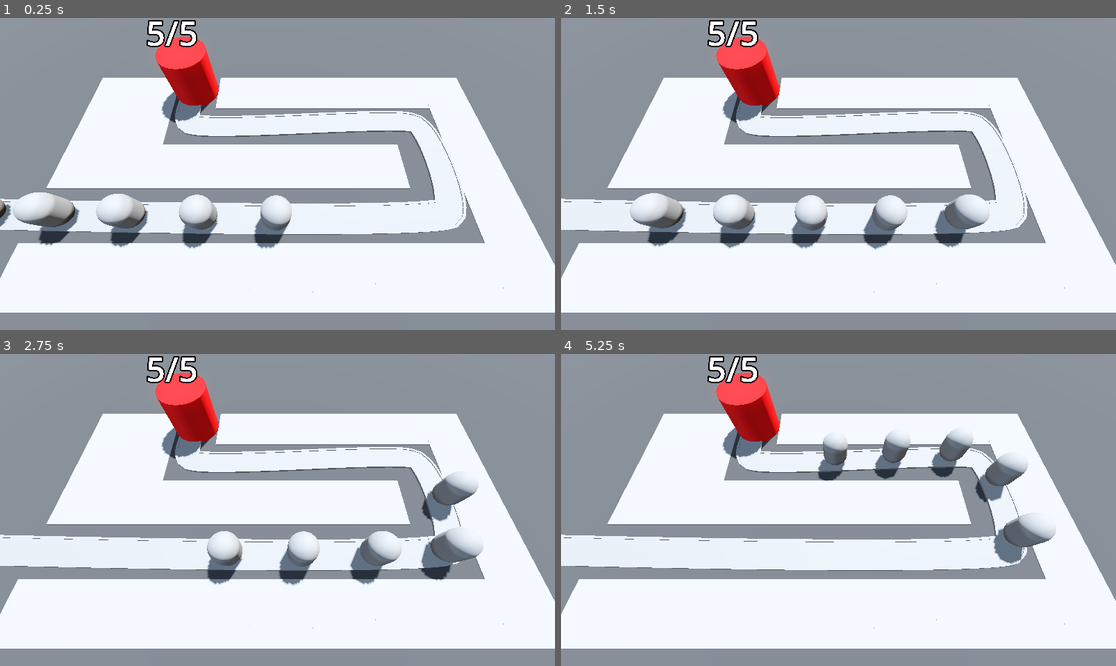
Above: before the commit, frames 1-4 (two rows, left to right).
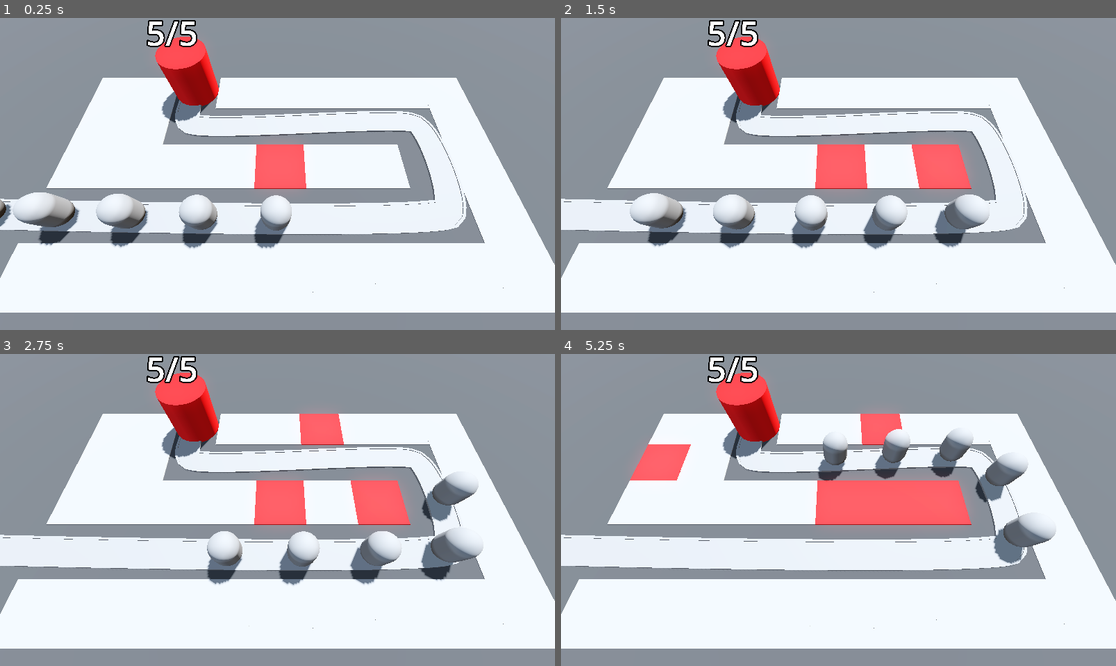
Above: after the commit, the same moments.

Repository: caiobribeiro/godot-barbarian-blaster
Game: Godot game, scene res://scene/base_level.tscn
The game is run twice, just before and just after one commit, with the same random seed, the same clock (stepped at 60 frames per second) and the same inputs.
Inputs (mouse positions are in pixels of both pictures, inside the frame that each line leads up to):
- Up to frame 1 (0.25 s): no input
- Up to frame 2 (1.5 s): move the mouse to (960, 158) at 0.52 s; move the mouse to (727, 189) at 1.27 s
- Up to frame 3 (2.75 s): move the mouse to (333, 441) at 2.02 s
- Up to frame 4 (5.25 s): move the mouse to (810, 572) at 2.77 s; move the mouse to (1005, 556) at 3.52 s; move the mouse to (672, 463) at 4.27 s; move the mouse to (866, 510) at 5.02 s

The runs differ from the first frame. In frame 1, 1.3% of the frame differs, in the area x 44-56%, y 40-88%; in frame 2, 2.5%; in frame 3, 3.3%; in frame 4, 5.3%, in the area x 12-74%, y 19-55%.

Commit message:
feat: enable GridMap cell placement via RayPickerCamera
Added logic to RayPickerCamera to detect GridMap collisions and set a cell item when the ray collides with an empty cell.

Diff:
--- a/RayPickerCamera/ray_picker_camera.gd
+++ b/RayPickerCamera/ray_picker_camera.gd
@@ -1,4 +1,6 @@
 extends Camera3D
+
+@export var gridmap: GridMap
 
 @onready var ray_cast_3d: RayCast3D = $RayCast3D
 
@@ -8,4 +10,10 @@
 	ray_cast_3d.target_position = project_local_ray_normal(mouse_postion) * 100.0
 	ray_cast_3d.force_raycast_update()
 
-	prints(ray_cast_3d.get_collision_point(), ray_cast_3d.get_collider())
+	if ray_cast_3d.is_colliding():
+		var collider = ray_cast_3d.get_collider()
+		if collider is GridMap:
+			var collision_point = ray_cast_3d.get_collision_point()
+			var cell = gridmap.local_to_map(collision_point)
+			if gridmap.get_cell_item(cell) == 0:
+				gridmap.set_cell_item(cell, 1)
--- a/scene/base_level.tscn
+++ b/scene/base_level.tscn
@@ -35,8 +35,9 @@
 size = Vector3(100, 2, 100)
 material = SubResource("StandardMaterial3D_em2pb")
 
-[node name="RayPickerCamera" parent="." instance=ExtResource("1_ohee1")]
+[node name="RayPickerCamera" parent="." node_paths=PackedStringArray("gridmap") instance=ExtResource("1_ohee1")]
 transform = Transform3D(1, 0, 0, 0, 0.4226179, 0.90630794, 0, -0.90630794, 0.4226179, 1.78633, 14.6778, 9.59334)
+gridmap = NodePath("../GridMap")
 
 [node name="GridMap" type="GridMap" parent="."]
 mesh_library = ExtResource("1_em2pb")
@@ -106,7 +107,7 @@
 loop = false
 
 [node name="Enemy2" parent="Path3D" instance=ExtResource("2_2vejk")]
-transform = Transform3D(-0.022252463, 0, -0.9997268, 0, 1, 0, 0.9997268, 0, -0.022252463, -14.972652, 1.1444101e-05, 6.079603)
+transform = Transform3D(-0.02225245, 0, -0.99972624, 0, 1, 0, 0.99972624, 0, -0.02225245, -14.972652, 1.1444101e-05, 6.079603)
 progress = 5.0
 loop = false
 
